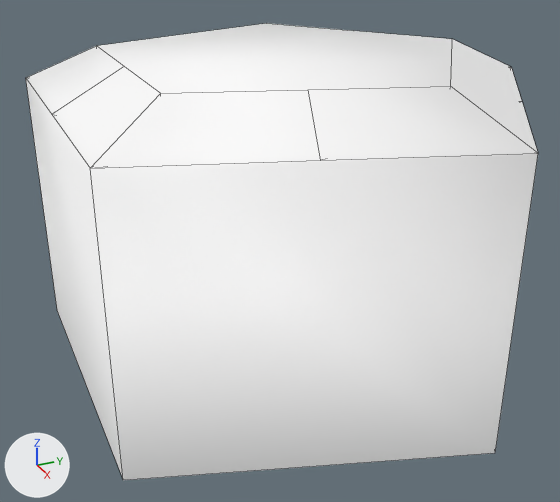
Renders of the FBX model Assets/SketchupObjects/pentagon.fbx from each side of a commit.
One viewpoint serves both versions: a 50 mm camera at (0.0249, -0.0114, 0.0162) aimed at (0.0003, -0.0003, 0.0039). Every picture has the same lights, and +X, +Y and +Z are marked at lower left. Mesh edges are drawn as thin lines. Where no turn or scale is listed for an object, it has been applied to the vertices. Vertices at the same position are counted once.
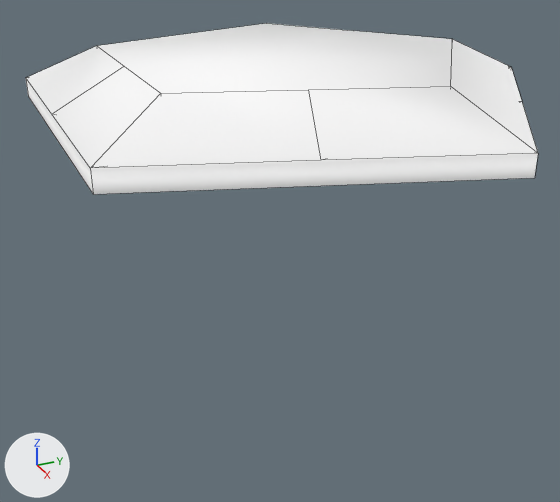
Where the change shows, as pixel boxes [x1, y1, x2, y2] in the pictures (560 x 502 px; the box of a moved part takes in the faces that stretch with it):
'Mesh1', reshaped (62% shorter): before [26, 23, 538, 480]; after [26, 23, 538, 194]
part 1 of me_mesh, moved or reshaped: before [26, 79, 538, 480]; after [26, 79, 538, 194]

What the commit changed:
me_mesh has 30 vertices, 36 faces and spans x -0.0095..0.0095, y -0.0081..0.01, z 0.0..0.0113.
me_mesh is used by ob_mesh1; location (0.0, 0.0, 0.0).
Verts and faces of me_mesh; kept vertices keep their numbers, new ones are numbered from 30.
Before the commit, vertices of me_mesh: 0 (0.0095, 0.0031, 0.0) at pixel (495, 453), 1 (0.0059, -0.0081, 0.0) at pixel (123, 480), 2 (-0.0059, -0.0081, 0.0) at pixel (57, 310), 3 (-0.0095, 0.0031, 0.0), 4 (0.0, 0.01, 0.0).
Before the commit, vertices of me_mesh: 5 (-0.0059, -0.0081, 0.01) at pixel (25, 77), 7 (-0.0095, 0.0031, 0.01), 9 (0.0, -0.0081, 0.01) at pixel (51, 114), 11 (0.0059, -0.0081, 0.01) at pixel (90, 168), 13 (0.0077, -0.0025, 0.01) at pixel (320, 160).
Before the commit, vertices of me_mesh: 14 (-0.0048, 0.0065, 0.01), 16 (0.0, 0.01, 0.01) at pixel (511, 66), 19 (0.0048, 0.0065, 0.01) at pixel (522, 101), 20 (0.0095, 0.0031, 0.01) at pixel (538, 153).
Part 1, on me_mesh:
Vertices deleted: 0 to 4 (with the faces that use them).
New vertices 30 to 34 stand at vertices 5, 7, 11, 16, 20, in that order, plus (0.0, 0.0, -0.0007).
New faces: (7, 14, 16, 33, 31), (5, 30, 32, 11, 9), (11, 32, 34, 20, 13), (16, 19, 20, 34, 33), (5, 7, 31, 30), (30, 31, 33, 34, 32).
